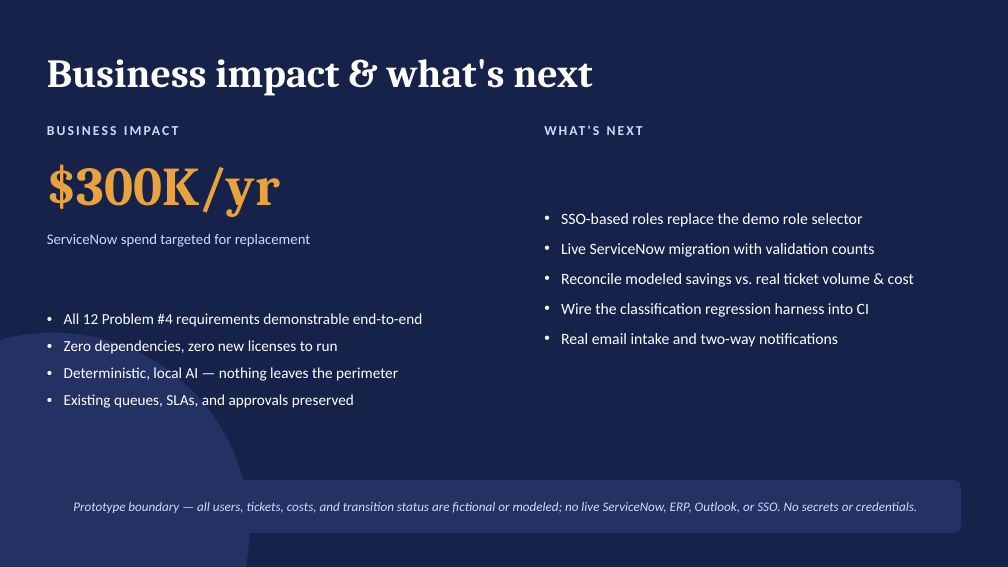
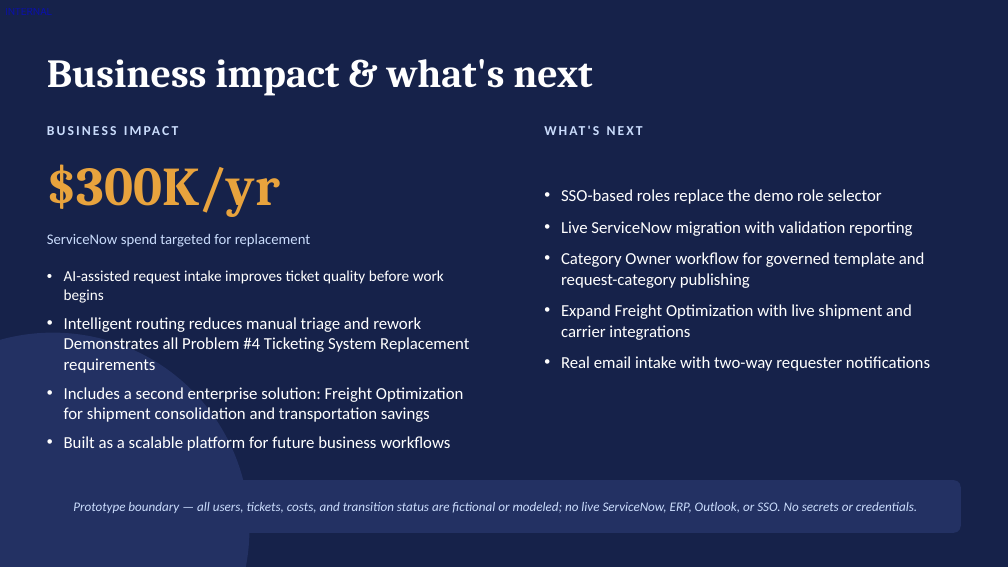
Before and after one commit to Lexi-Tafoya/MasterFlow-, a slide deck: slide 5 of submission/MasterFlow_Slides.pptx. Drawn at 1008x567 pixels with LibreOffice and Linux fonts; fonts in the diff are those of the drawing. Boxes give left, top, right and bottom in pixels: in the first picture for what was removed or moved away, otherwise in the second. Text is boxed around its words. In the diff, an @@ line names an element or a change of style, - is before the commit and + after.

```diff
--- a/submission/MasterFlow_Slides.pptx
+++ b/submission/MasterFlow_Slides.pptx
@@ text at [561,189,882,204]: size 15 to 16 pt in "SSO-based roles replace the demo role selector" @@
@@ text at [561,221,930,371]: text changed; size 15 to 16 pt @@
-• Live ServiceNow migration with validation counts
-• Reconcile modeled savings vs. real ticket volume & cost
-• Wire the classification regression harness into CI
-• Real email intake and two-way notifications
+• Live ServiceNow migration with validation reporting
+• Category Owner workflow for governed template and request-category publishing
+• Expand Freight Optimization with live shipment and carrier integrations
+• Real email intake with two-way requester notifications
@@ text at [64,270,469,451]: text changed; size 14.5 to 16 pt @@
-• All 12 Problem #4 requirements demonstrable end-to-end
-• Zero dependencies, zero new licenses to run
-• Deterministic, local AI — nothing leaves the perimeter
-• Existing queues, SLAs, and approvals preserved
+• AI-assisted request intake improves ticket quality before work begins
+• Intelligent routing reduces manual triage and rework Demonstrates all Problem #4 Ticketing System Replacement requirements
+• Includes a second enterprise solution: Freight Optimization for shipment consolidation and transportation savings
+• Built as a scalable platform for future business workflows
```
Also in this commit, not shown: 4 other slides changed.
